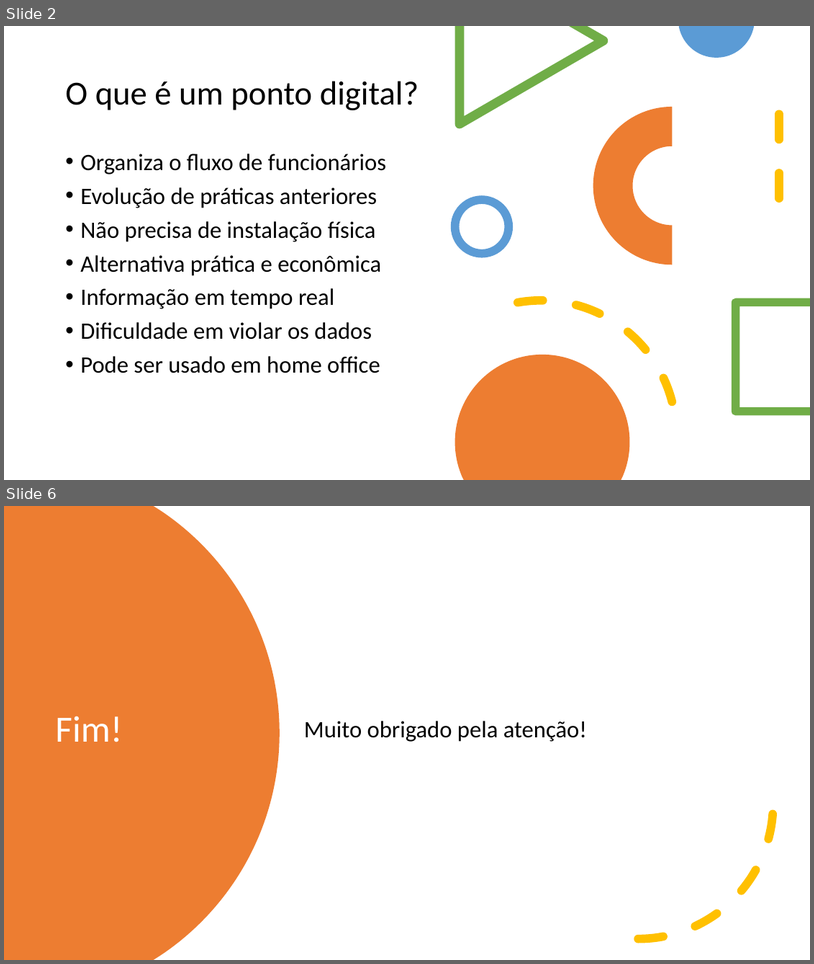
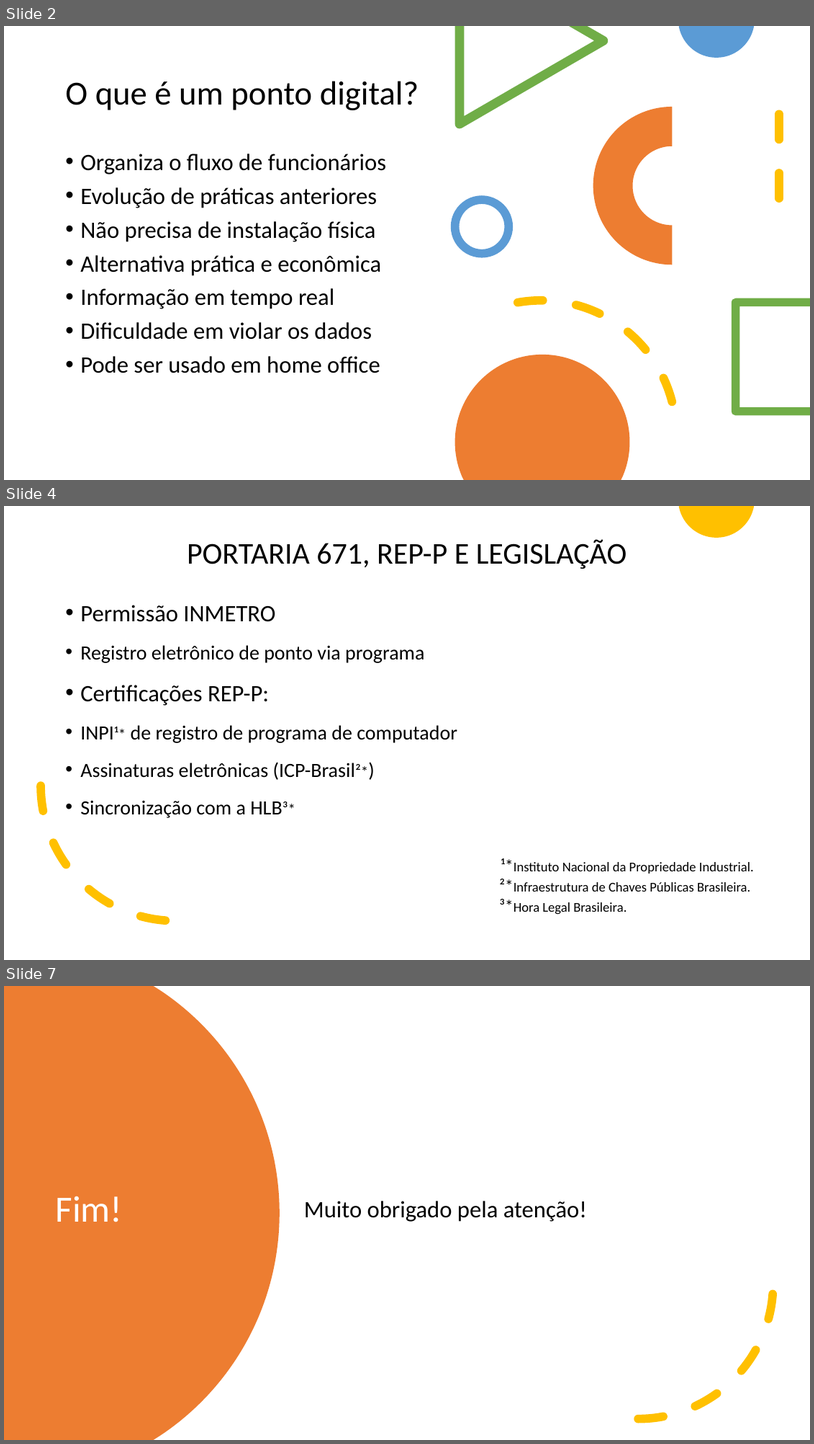
Before and after one commit to fbarreto05/Ponteiro, a slide deck: apresentacao_pontoapp.pptx. Shown one above the other, each under a label of ours: slides 2 and 6 before the commit, slides 2, 4 and 7 after it; the slides between them are not shown. The pictures are 814x964 and 814x1444 pixels, drawn with LibreOffice and Linux fonts; fonts in the diff are those of the drawing. Boxes give left, top, right and bottom in pixels: in the first picture for what was removed or moved away, otherwise in the second. Text is boxed around its words. In the diff, an @@ line names an element or a change of style, - is before the commit and + after.

```diff
--- a/apresentacao_pontoapp.pptx
+++ b/apresentacao_pontoapp.pptx
@@ slide 4 added at (x1=4, y1=506, x2=810, y2=960), background #FFFFFF @@
@@ freeform shape added at (x1=679, y1=506, x2=754, y2=538), fill #FFC000 @@
@@ title added at (x1=187, y1=539, x2=628, y2=569), 36 pt, text #000000 @@
+PORTARIA 671, REP-P E LEGISLAÇÃO
@@ text added at (x1=80, y1=605, x2=458, y2=818), 24 pt, text #000000 @@
+• Permissão INMETRO
+• Registro eletrônico de ponto via programa
+• Certificações REP-P:
+• INPI¹* de registro de programa de computador
+• Assinaturas eletrônicas (ICP-Brasil²*)
+• Sincronização com a HLB³*
@@ arc (boxed as its full ellipse) added at (x1=41, y1=651, x2=311, y2=921), outline #FFC000 10 pt dashed @@
@@ text added at (x1=499, y1=858, x2=754, y2=914), 16 pt, text #000000 @@
+¹*Instituto Nacional da Propriedade Industrial. ²*Infraestrutura de Chaves Públicas Brasileira. ³*Hora Legal Brasileira.
@@ what was slide 6 is now slide 7 @@
```
Also in this commit, not shown: 3 slides changed, 1 other slide added, 1 slide removed.
